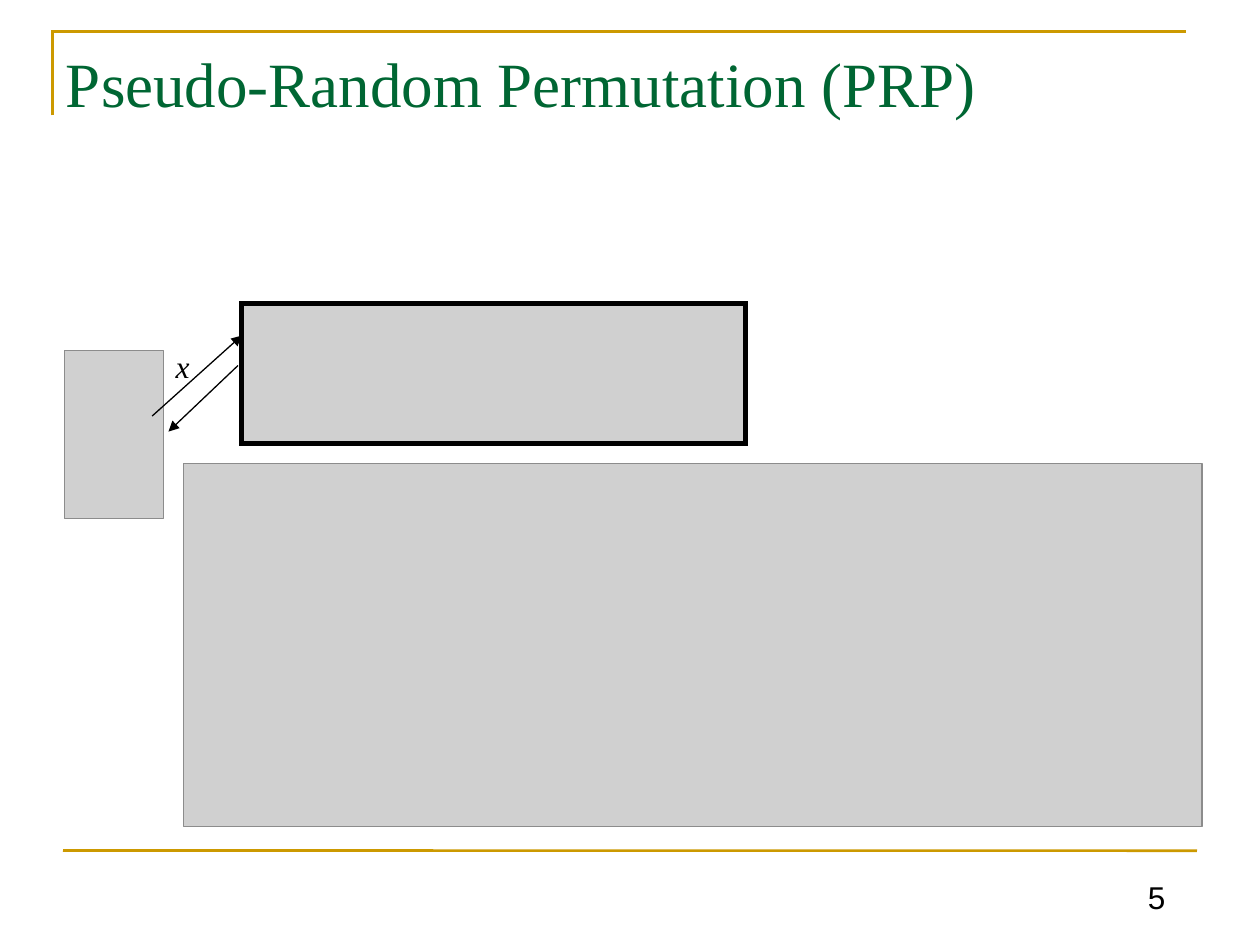
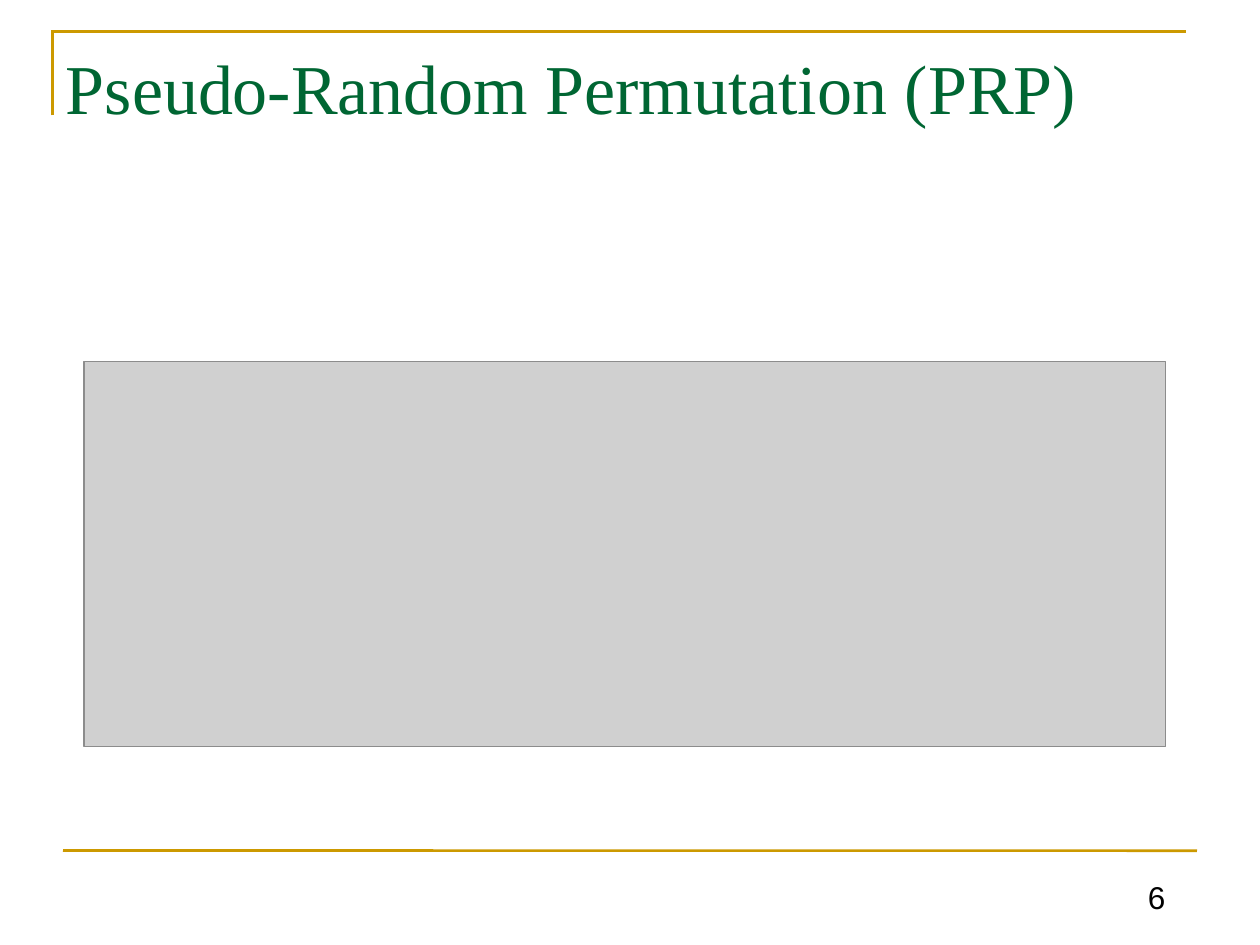
Before and after one commit to GhadaAlmashaqbeh/GhadaAlmashaqbeh.github.io, a slide deck: slide 6 of courses/cse3400-s2021/lecture4.pptx (slide 5 before the commit). Drawn at 1260x945 pixels with LibreOffice and Linux fonts; fonts in the diff are those of the drawing; grey boxes stand for pictures. Boxes give left, top, right and bottom in pixels: in the first picture for what was removed or moved away, otherwise in the second. Text is boxed around its words. In the diff, an @@ line names an element or a change of style, - is before the commit and + after.

Commit message:
add lecture 4

```diff
--- a/courses/cse3400-s2021/lecture4.pptx
+++ b/courses/cse3400-s2021/lecture4.pptx
@@ title "Pseudo-Random Permutation (PRP)" at (66, 65, 1076, 127): size 36 to 40 pt @@
@@ picture removed at (242, 304, 746, 444) @@
@@ picture removed at (64, 350, 163, 519) @@
@@ arrow removed from (152, 416) to (242, 335) @@
@@ picture: place and size @@
-picture at (183, 464, 1202, 827)
+picture at (84, 362, 1166, 747)
@@ arrow removed from (238, 365) to (169, 432) @@
@@ text removed at (176, 363, 190, 384) @@
-x
@@ page number at (1148, 887, 1166, 910): text changed @@
-5
+6
```
Also in this commit, not shown: 4 other slides changed, 3 slides added, 2 slides removed, 2 other files.
